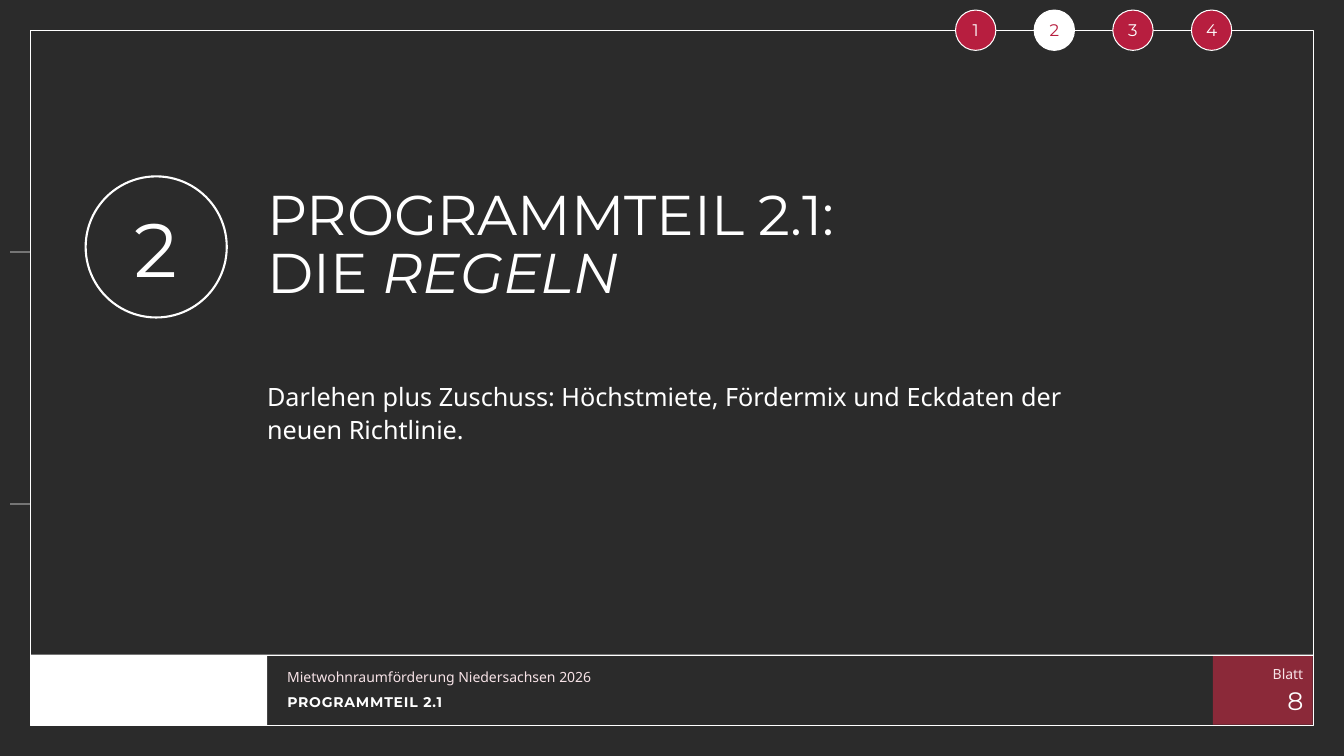
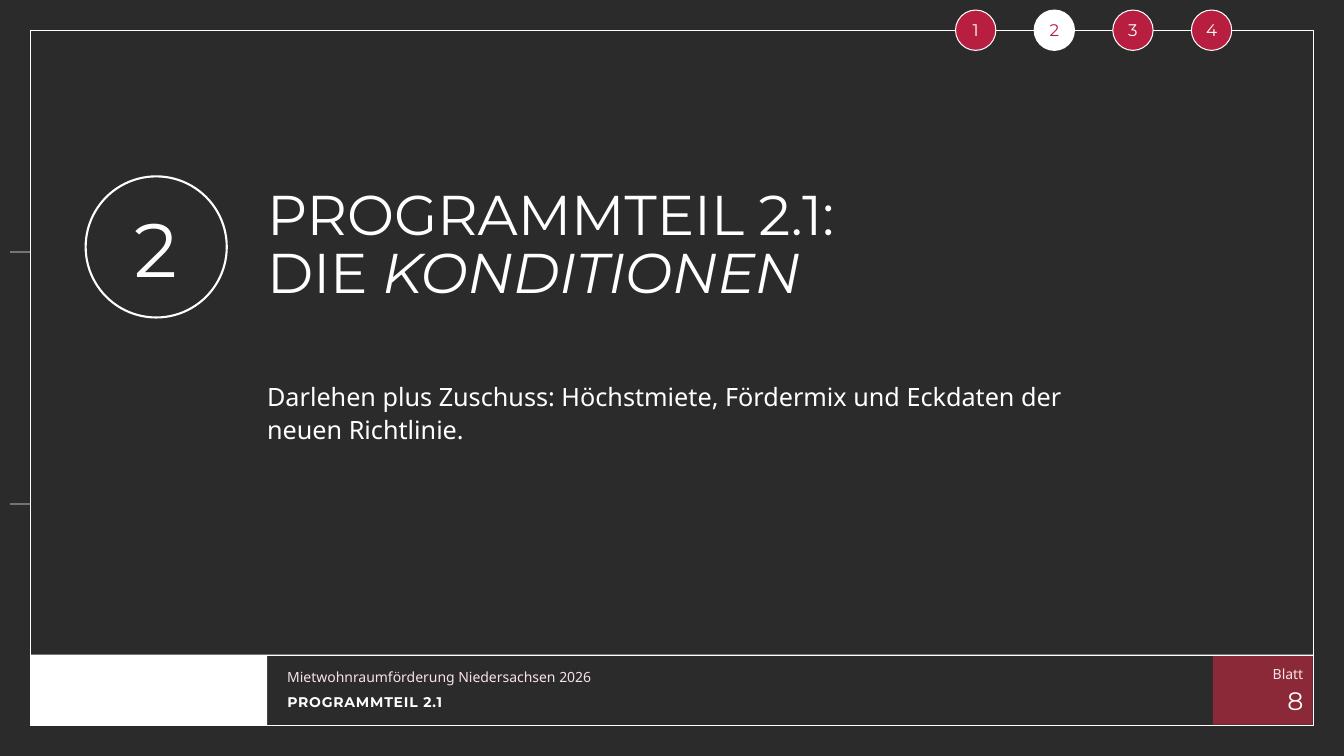
Before and after one commit to vgedaschko/NBank, a slide deck: slide 8 of praesentation/dist/PGN-Mietwohnraumfoerderung-Niedersachsen-2026-Vortrag.pptx. Drawn at 1344x756 pixels with LibreOffice and Linux fonts; fonts in the diff are those of the drawing; background and template pictures are left out; a plain dark background stands for a picture behind light text. Boxes give left, top, right and bottom in pixels: in the first picture for what was removed or moved away, otherwise in the second. Text is boxed around its words. In the diff, an @@ line names an element or a change of style, - is before the commit and + after.

```diff
--- a/praesentation/dist/PGN-Mietwohnraumfoerderung-Niedersachsen-2026-Vortrag.pptx
+++ b/praesentation/dist/PGN-Mietwohnraumfoerderung-Niedersachsen-2026-Vortrag.pptx
@@ title at (267, 253, 800, 294): text changed @@
-DIE REGELN
+DIE KONDITIONEN
```
Also in this commit, not shown: 3 other files.
